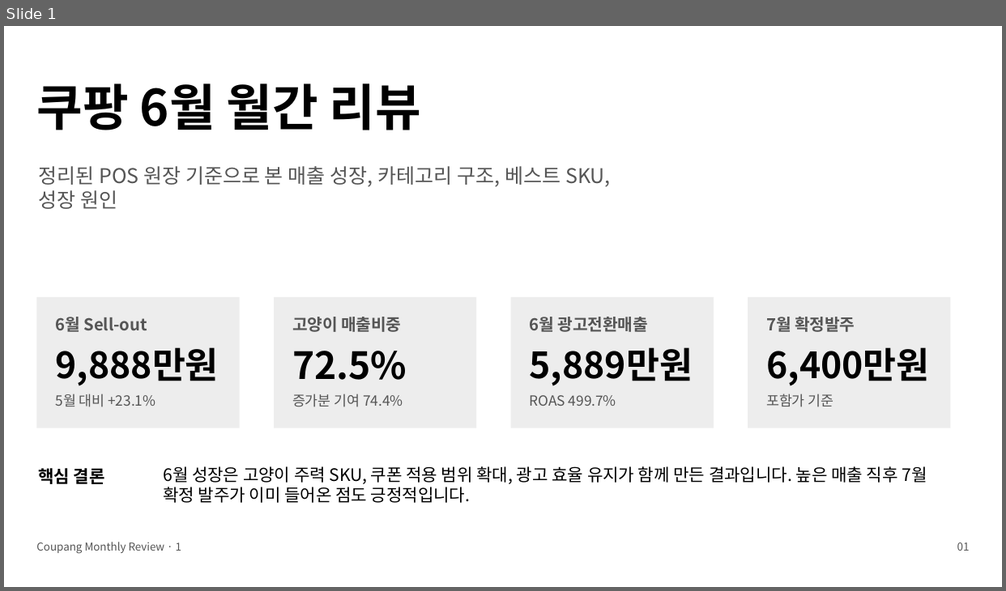
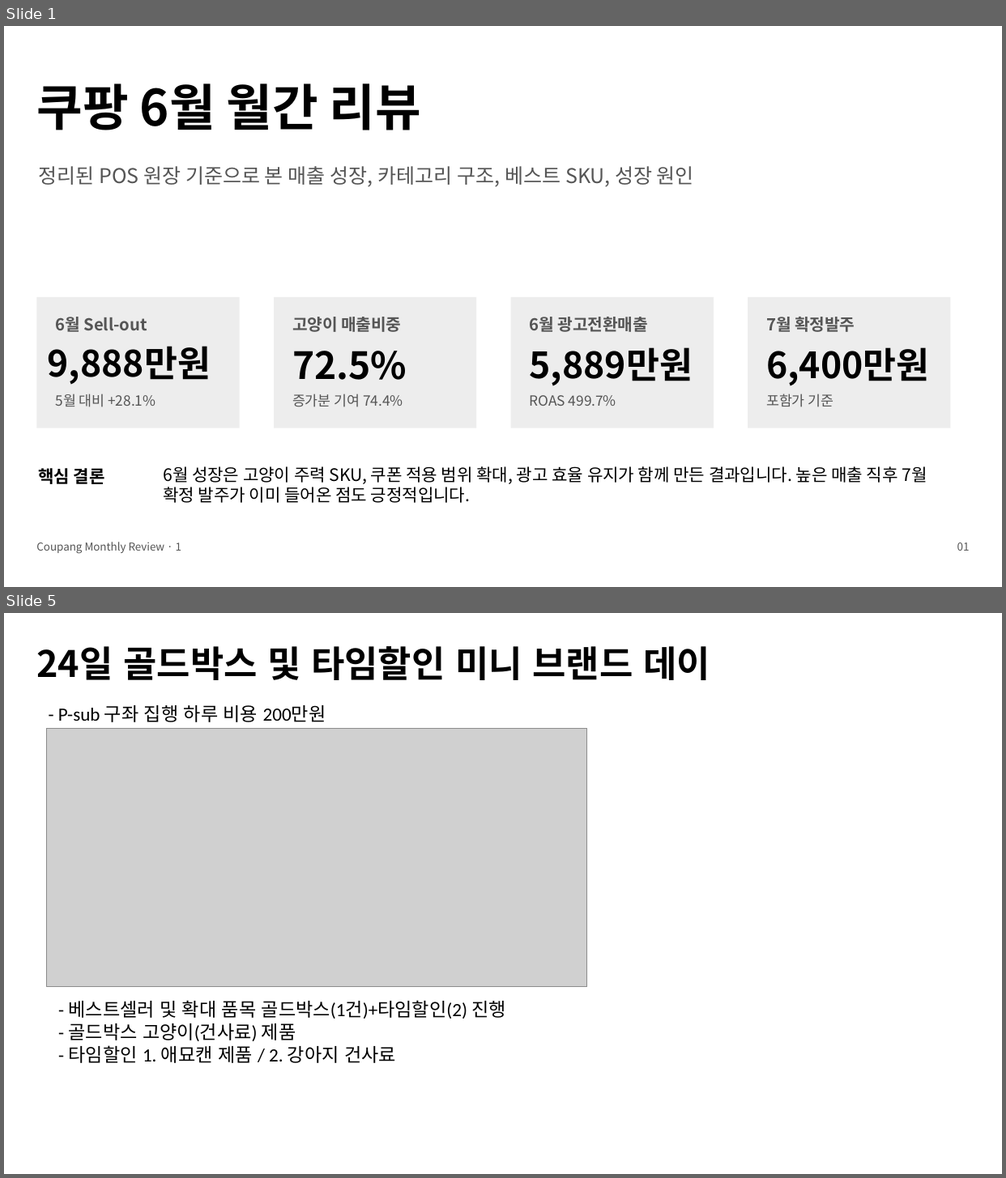
Before and after one commit to dlsgh87-spec/new-project, a slide deck: outputs/coupang_monthly_review_2026_06.pptx. Shown one above the other, each under a label of ours: slide 1 before the commit, slides 1 and 5 after it; the slides between them are not shown. The pictures are 1006x591 and 1006x1178 pixels, drawn with LibreOffice and Linux fonts; fonts in the diff are those of the drawing; grey boxes stand for pictures. Boxes give left, top, right and bottom in pixels: in the first picture for what was removed or moved away, otherwise in the second. Text is boxed around its words. In the diff, an @@ line names an element or a change of style, - is before the commit and + after.

```diff
--- a/outputs/coupang_monthly_review_2026_06.pptx
+++ b/outputs/coupang_monthly_review_2026_06.pptx
@@ slide 5 added at bbox=[4, 613, 1002, 1174], background #FFFFFF @@
@@ text added at bbox=[36, 646, 710, 680], 35 pt, text #000000, bold @@
+24일 골드박스 및 타임할인 미니 브랜드 데이
@@ text added at bbox=[58, 705, 326, 722], 18 pt, text #000000 @@
+- P-sub 구좌 집행 하루 비용 200만원
@@ picture added at bbox=[47, 728, 587, 987] @@
@@ text added at bbox=[69, 1000, 506, 1063], 18 pt, text #000000 @@
+- 베스트셀러 및 확대 품목 골드박스(1건)+타임할인(2) 진행
+- 골드박스 고양이(건사료) 제품
+- 타임할인 1. 애묘캔 제품 / 2. 강아지 건사료
@@ slide 1 changed as well @@
@@ text "정리된 POS 원장 기준으로 본 ..." rewrapped from bbox=[38, 166, 610, 209] to bbox=[38, 166, 694, 187] @@
@@ text "9,888만원": place and size @@
-text "9,888만원" at bbox=[56, 348, 219, 386]
+text "9,888만원" at bbox=[48, 346, 211, 385]
@@ text at bbox=[56, 394, 155, 408]: text changed @@
-5월 대비 +23.1%
+5월 대비 +28.1%
```
Also in this commit, not shown: 3 other slides changed, 2 slides removed.
